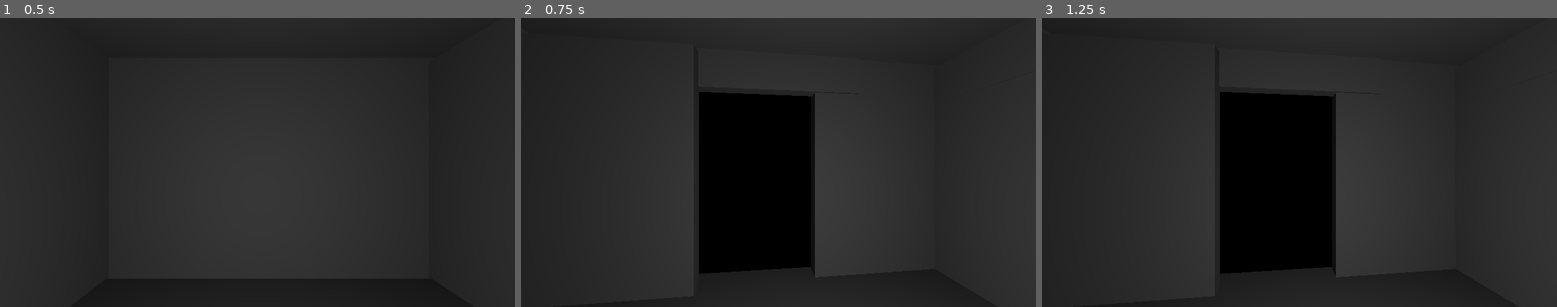
Above: before the commit, frames 1-3 (left to right).
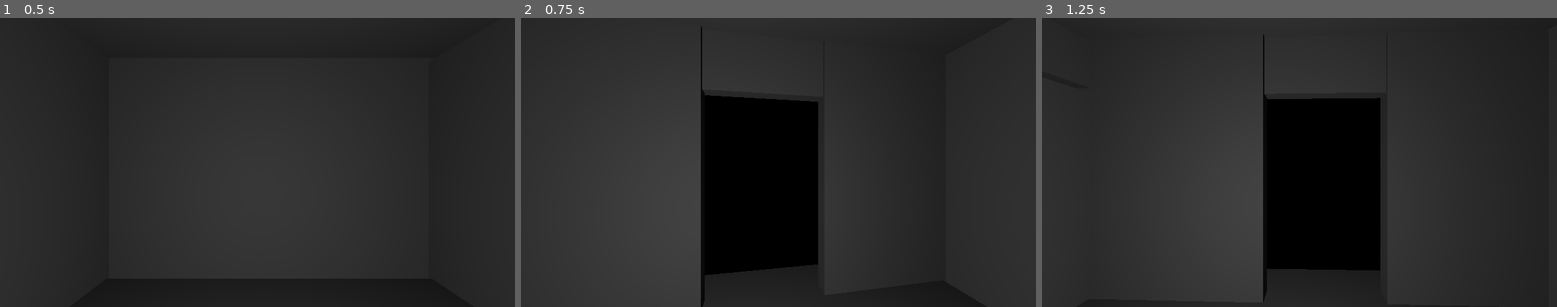
Above: after the commit, the same moments.

Repository: Springysoul/Prototype
Game: Godot game, scene res://Main.tscn
Two runs of this game, one before a commit and one after it. Both use one fixed random seed, a clock stepped at 60 frames per second and the inputs below. The project has no main scene, so this scene is started directly.
Inputs (mouse positions are in pixels of both pictures, inside the frame that each line leads up to):
- Up to frame 1 (0.5 s): no input
- Up to frame 2 (0.75 s): tap Enter at 0.5 s; move the mouse to (541, 162) at 0.52 s
- Up to frame 3 (1.25 s): no input

Frame 1 is identical in both runs. In frame 2, 2.2% of the frame differs, in the area x 6-58%, y 2-100%; in frame 3, 12%, in the area x 33-66%, y 5-99%.

Commit message:
Camera Speed

Diff:
--- a/Prototype/Player.gd
+++ b/Prototype/Player.gd
@@ -8,5 +8,6 @@
 
 func _on_detect_left_mouse_entered() -> void:
 	while degrees < 80:
-		head.rotate_y(1)
-		degrees += 1
+		head.rotate_y(0.1)
+		degrees += 5
+		await get_tree().create_timer(0.01).timeout
